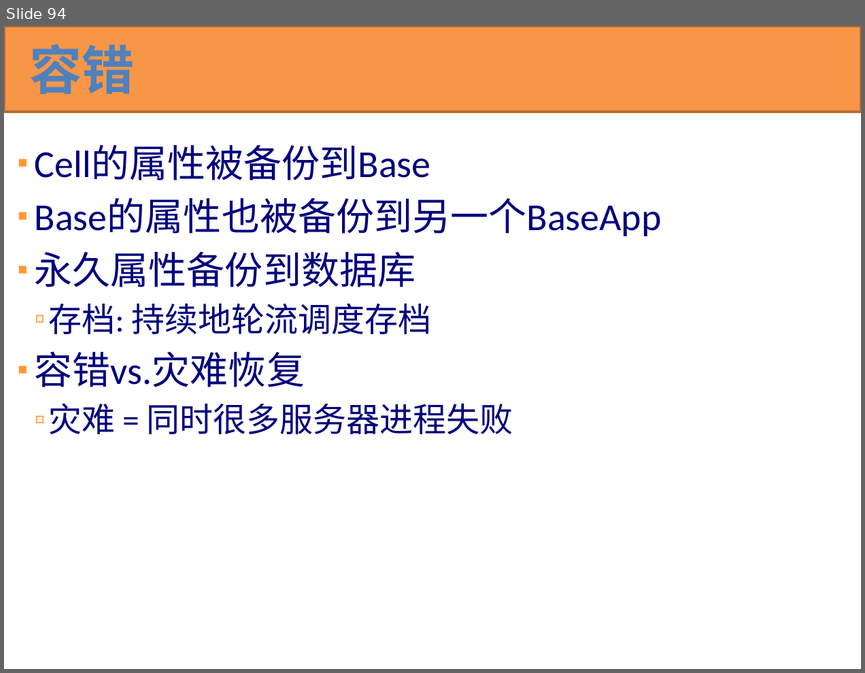
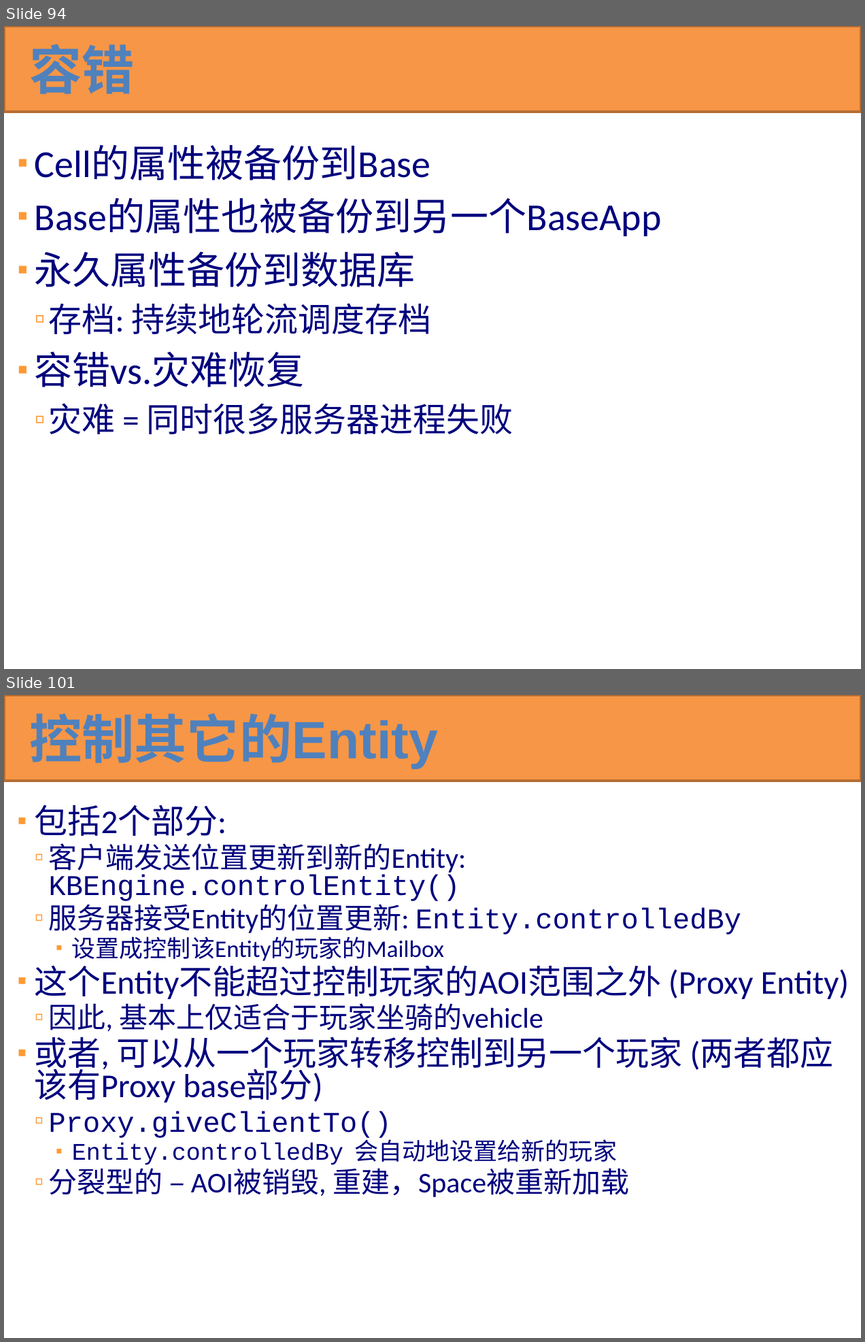
Before and after one commit to kbengine/kbengine_docs, a slide deck: KBEngine技术预览.pptx. Shown one above the other, each under a label of ours: slide 94 before the commit, slides 94 and 101 after it; the slides between them are not shown. The pictures are 865x673 and 865x1342 pixels, drawn with LibreOffice and Linux fonts; fonts in the diff are those of the drawing. Boxes give left, top, right and bottom in pixels: in the first picture for what was removed or moved away, otherwise in the second. Text is boxed around its words. In the diff, an @@ line names an element or a change of style, - is before the commit and + after.

Commit message:
up

```diff
--- a/KBEngine技术预览.pptx
+++ b/KBEngine技术预览.pptx
@@ slide 101 added at <box>4,695,861,1338</box>, background #FFFFFF @@
@@ rectangle added at <box>4,695,861,781</box>, fill #F79646, outline #B76F34 2 pt @@
@@ title added at <box>29,713,438,769</box>, 44.1 pt, text #4F81BD, bold @@
+控制其它的Entity
@@ text added at <box>35,804,849,1197</box>, 24 pt, text #00007D @@
+▪ 包括2个部分:
+  ▫ 客户端发送位置更新到新的Entity: KBEngine.controlEntity()
+  ▫ 服务器接受Entity的位置更新: Entity.controlledBy
+    ▪ 设置成控制该Entity的玩家的Mailbox
+▪ 这个Entity不能超过控制玩家的AOI范围之外 (Proxy Entity)
+  ▫ 因此, 基本上仅适合于玩家坐骑的vehicle
+▪ 或者, 可以从一个玩家转移控制到另一个玩家 (两者都应该有Proxy base部分)
+  ▫ Proxy.giveClientTo()
+    ▪ Entity.controlledBy 会自动地设置给新的玩家
+  ▫ 分裂型的 – AOI被销毁, 重建，Space被重新加载
```
Also in this commit, not shown: 13 other slides added.
